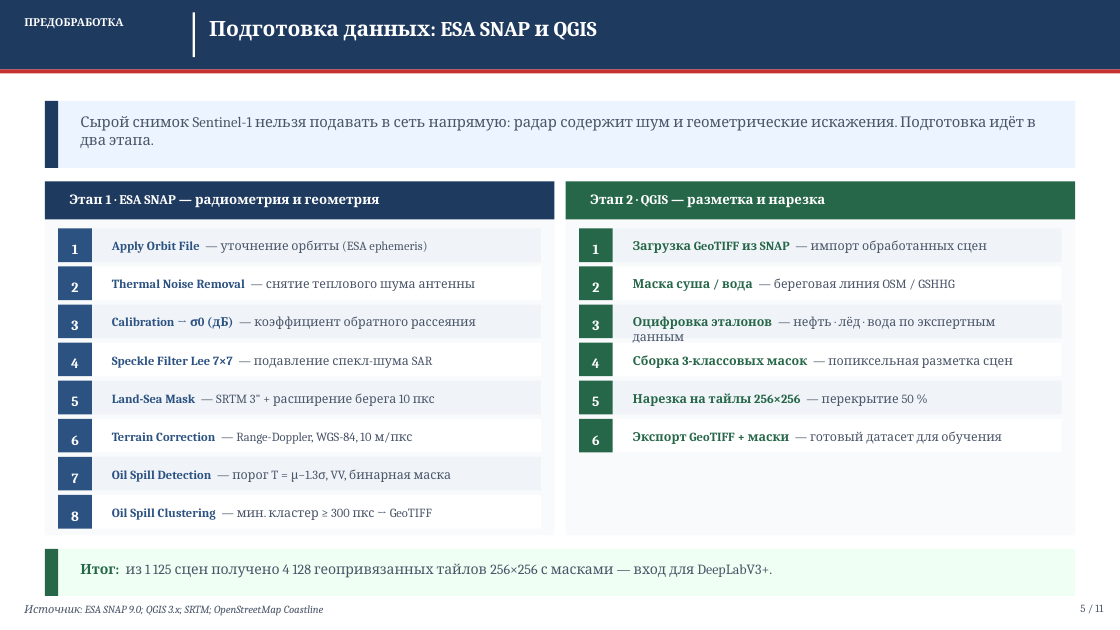
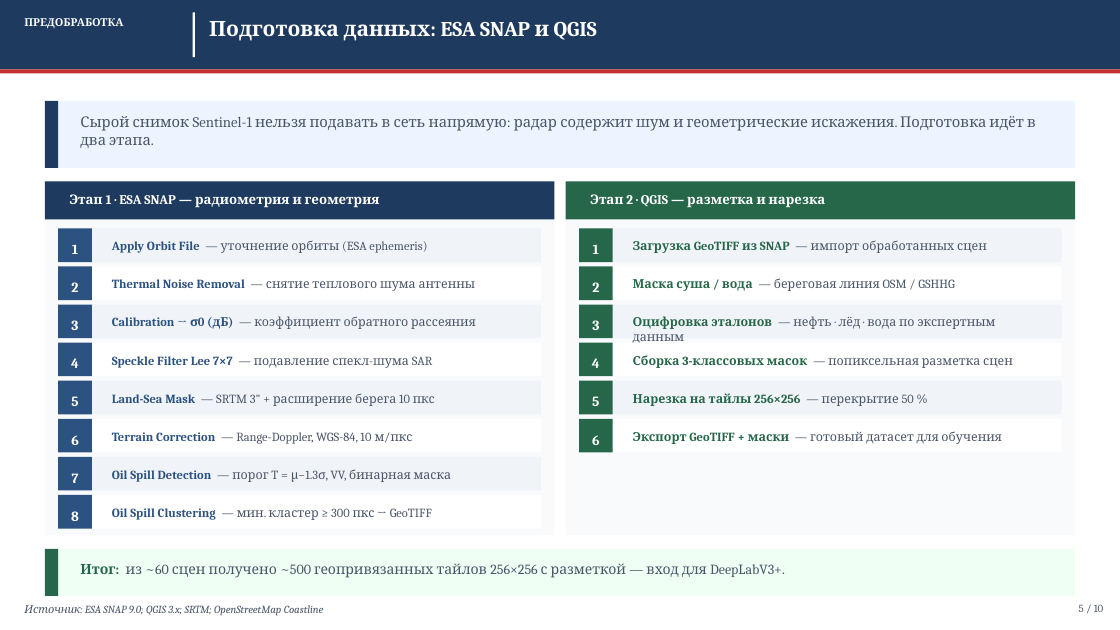
Before and after one commit to Confucius-hub/spbu_db_hw, a slide deck: slide 5 of thesis/presentation/Презентация_ВКР_2026.pptx. Drawn at 1120x630 pixels with LibreOffice and Linux fonts; fonts in the diff are those of the drawing. Boxes give left, top, right and bottom in pixels: in the first picture for what was removed or moved away, otherwise in the second. Text is boxed around its words. In the diff, an @@ line names an element or a change of style, - is before the commit and + after.

```diff
--- a/thesis/presentation/Презентация_ВКР_2026.pptx
+++ b/thesis/presentation/Презентация_ВКР_2026.pptx
@@ text at bbox=[80, 563, 785, 578]: text changed @@
-Итог: из 1 125 сцен получено 4 128 геопривязанных тайлов 256×256 с масками — вход для DeepLabV3+.
+Итог: из ~60 сцен получено ~500 геопривязанных тайлов 256×256 с разметкой — вход для DeepLabV3+.
@@ text at bbox=[1079, 604, 1104, 612]: text changed @@
-5 / 11
+5 / 10
```
Also in this commit, not shown: 8 other slides changed, 1 slide added, 2 slides removed, 17 other files.
